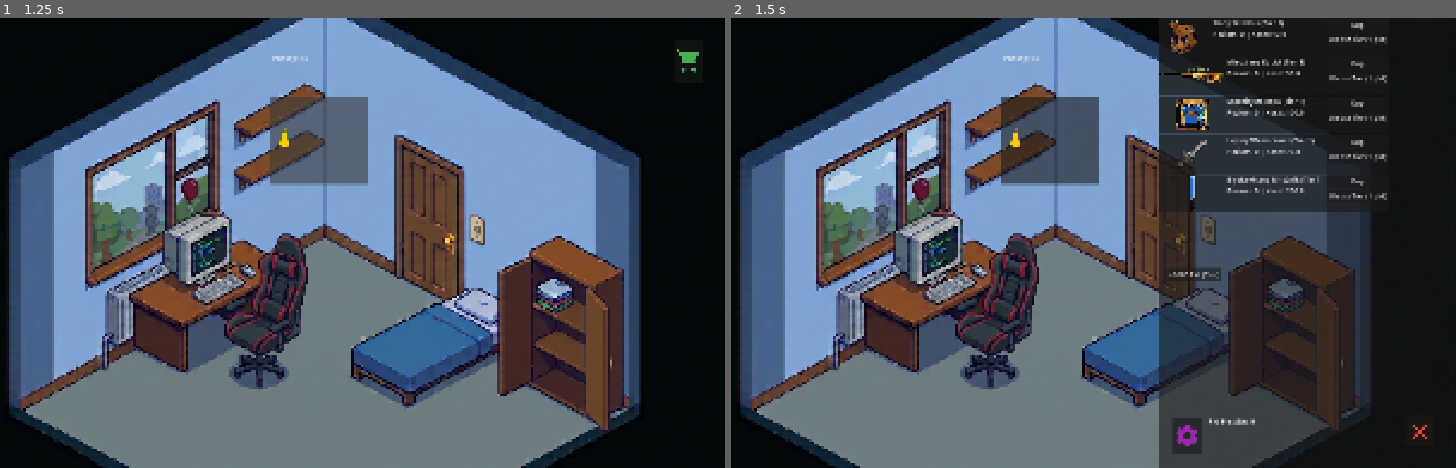
Above: before the commit, frames 1-2 (left to right).
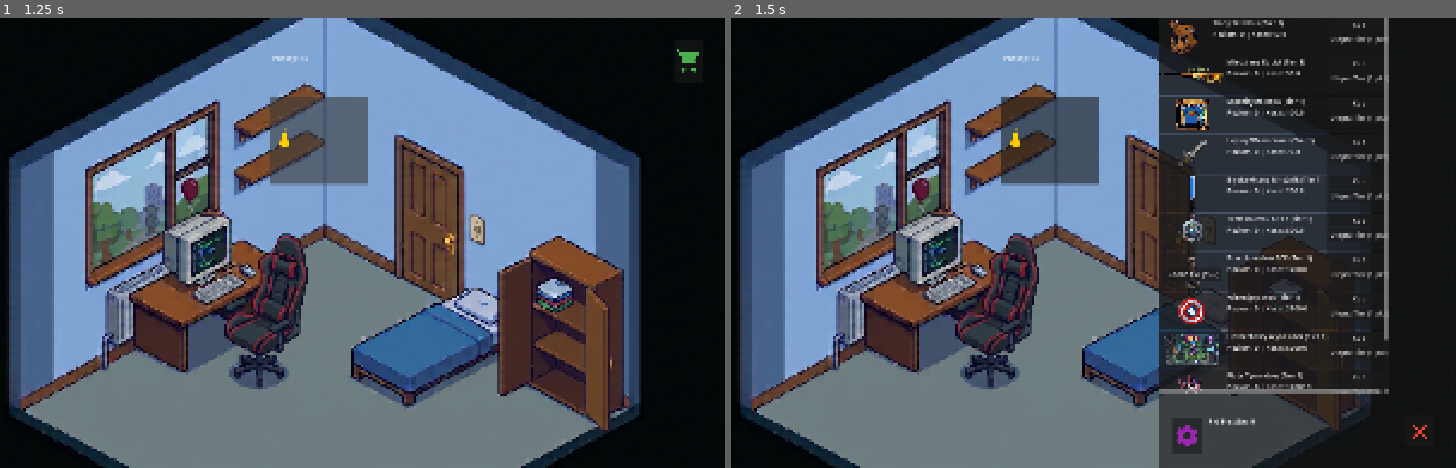
Above: after the commit, the same moments.

Repository: RafalTopola/Clicker-
Game: Godot game, scene res://node_2d.tscn
Same seed, same stepped clock (60 frames per second), same inputs: the game is played once before the commit and once after it.
Inputs (mouse positions are in pixels of both pictures, inside the frame that each line leads up to):
- Up to frame 1 (1.25 s): click (319, 139) at 0.5 s
- Up to frame 2 (1.5 s): click (1419, 63) at 1.25 s

Frame 1 is identical in both runs. In frame 2, 6.5% of the frame differs, in the area x 59-91%, y 0-84%.

Commit message:
dodane itemki + zmiana nazw przy zakupie

Diff:
--- a/clikerek/Main.gd
+++ b/clikerek/Main.gd
@@ -53,6 +53,12 @@
 	all_upgrades.append(ClickUpgrade.new(3, "Mocniejsza Ręka", "Twoje kliknięcia liczą się podwójnie.", 100.0, 1.5, 1, "res://Grafiki/Ulepszenia (przedmioty)/SuperMan.png", ClickUpgrade.CLICK_TYPE.AMOUNT))
 	all_upgrades.append(ClickUpgrade.new(4, "Lepszy Wzmacniacz", "Stały bonus do wartości kliknięcia.", 75.0, 1.2, 1.0, "res://Grafiki/Ulepszenia (przedmioty)/KamiennyMiecz.png", ClickUpgrade.CLICK_TYPE.FLAT))
 	all_upgrades.append(ClickUpgrade.new(5, "Błyskawiczny Mnożnik", "Każde kliknięcie jest o 10% mocniejsze.", 200.0, 1.3, 0.1, "res://Grafiki/Ulepszenia (przedmioty)/MieczSwietlny.png", ClickUpgrade.CLICK_TYPE.MULT))
+	all_upgrades.append(PassiveUpgrade.new(6, "Terminal Vault-Tec", "Automatyczny system zarządzania.", 500.0, 1.25, 8.0, "res://Grafiki/Ulepszenia (przedmioty)/VaultTec.png"))
+	all_upgrades.append(PassiveUpgrade.new(7, "Przechowalnia SCP", "Zabezpieczone anomalie generują energię.", 1200.0, 1.3, 20.0, "res://Grafiki/Ulepszenia (przedmioty)/FigurkaSCP173.png"))
+	all_upgrades.append(ClickUpgrade.new(8, "Wibrujący Młot", "Wzmocnienie uderzeń.", 2500.0, 1.35, 5.0, "res://Grafiki/Ulepszenia (przedmioty)/Tarcza.png", ClickUpgrade.CLICK_TYPE.FLAT))
+	all_upgrades.append(PassiveUpgrade.new(9, "Hextechowy Wynalazek", "Zaawansowana technologia.", 5000.0, 1.4, 50.0, "res://Grafiki/Ulepszenia (przedmioty)/Jinx.png"))
+	all_upgrades.append(PassiveUpgrade.new(10, "Flota Tyranidów", "Ogromny pasywny przychód z pochłaniania.", 12000.0, 1.45, 120.0, "res://Grafiki/Ulepszenia (przedmioty)/HiveTyrant.png"))
+	all_upgrades.append(ClickUpgrade.new(11, "Srebrny Miecz", "Potężny cios.", 25000.0, 1.5, 25.0, "res://Grafiki/Ulepszenia (przedmioty)/Medalion.png", ClickUpgrade.CLICK_TYPE.FLAT))
 
 func _populate_shop():
 	for child in upgrades_container.get_children():
@@ -92,7 +98,7 @@
 		7: [
 			"res://Grafiki/Ulepszenia (przedmioty)/FigurkaSCP173.png",
 			"res://Grafiki/Ulepszenia (przedmioty)/SCP096.png",
-			"res://Grafiki/Ulepszenia (przedmioty)/Identyfikator.png"
+			"res://Grafiki/Ulepszenia (przedmioty)/IdentyfikatorSCP.png"
 		],
 		8: [
 			"res://Grafiki/Ulepszenia (przedmioty)/Tarcza.png",
@@ -106,8 +112,8 @@
 		],
 		10: [
 			"res://Grafiki/Ulepszenia (przedmioty)/HiveTyrant.png",
-			"res://Grafiki/Ulepszenia (przedmioty)/HorusLupercal.png",
-			"res://Grafiki/Ulepszenia (przedmioty)/RedSpaceMarine.png"
+			"res://Grafiki/Ulepszenia (przedmioty)/RedSpaceMarine.png",
+			"res://Grafiki/Ulepszenia (przedmioty)/HorusLupercal.png"
 		],
 		11: [
 			"res://Grafiki/Ulepszenia (przedmioty)/Medalion.png",
--- a/clikerek/UpgradeItem.gd
+++ b/clikerek/UpgradeItem.gd
@@ -49,20 +49,82 @@
 		base_power *= 2.0
 
 		if id == 1:
-			if _item_tier == 2: icon_path = "res://Grafiki/Ulepszenia (przedmioty)/Puppet.png"
-			elif _item_tier == 3: icon_path = "res://Grafiki/Ulepszenia (przedmioty)/PurpleGuy.png"
+			if _item_tier == 2:
+				item_name = "Puppet"
+				icon_path = "res://Grafiki/Ulepszenia (przedmioty)/Puppet.png"
+			elif _item_tier == 3:
+				item_name = "Purple Guy"
+				icon_path = "res://Grafiki/Ulepszenia (przedmioty)/PurpleGuy.png"
 		elif id == 2:
-			if _item_tier == 2: icon_path = "res://Grafiki/Ulepszenia (przedmioty)/GlobalElite.png"
-			elif _item_tier == 3: icon_path = "res://Grafiki/Ulepszenia (przedmioty)/Kurczak.png"
+			if _item_tier == 2:
+				item_name = "Global Elite"
+				icon_path = "res://Grafiki/Ulepszenia (przedmioty)/GlobalElite.png"
+			elif _item_tier == 3:
+				item_name = "Kurczak"
+				icon_path = "res://Grafiki/Ulepszenia (przedmioty)/Kurczak.png"
 		elif id == 3:
-			if _item_tier == 2: icon_path = "res://Grafiki/Ulepszenia (przedmioty)/Batarang.png"
-			elif _item_tier == 3: icon_path = "res://Grafiki/Ulepszenia (przedmioty)/PierscienZL.png"
+			if _item_tier == 2:
+				item_name = "Batarang"
+				icon_path = "res://Grafiki/Ulepszenia (przedmioty)/Batarang.png"
+			elif _item_tier == 3:
+				item_name = "Pierścień ZL"
+				icon_path = "res://Grafiki/Ulepszenia (przedmioty)/PierscienZL.png"
 		elif id == 4:
-			if _item_tier == 2: icon_path = "res://Grafiki/Ulepszenia (przedmioty)/DiamentowyMiecz.png"
-			elif _item_tier == 3: icon_path = "res://Grafiki/Ulepszenia (przedmioty)/NetheriteMiecz.png"
+			if _item_tier == 2:
+				item_name = "Diamentowy Miecz"
+				icon_path = "res://Grafiki/Ulepszenia (przedmioty)/DiamentowyMiecz.png"
+			elif _item_tier == 3:
+				item_name = "Netherite Miecz"
+				icon_path = "res://Grafiki/Ulepszenia (przedmioty)/NetheriteMiecz.png"
 		elif id == 5:
-			if _item_tier == 2: icon_path = "res://Grafiki/Ulepszenia (przedmioty)/Plaszcz.png"
-			elif _item_tier == 3: icon_path = "res://Grafiki/Ulepszenia (przedmioty)/Holocron.png"
+			if _item_tier == 2:
+				item_name = "Płaszcz"
+				icon_path = "res://Grafiki/Ulepszenia (przedmioty)/Plaszcz.png"
+			elif _item_tier == 3:
+				item_name = "Holocron"
+				icon_path = "res://Grafiki/Ulepszenia (przedmioty)/Holocron.png"
+		elif id == 6:
+			if _item_tier == 2:
+				item_name = "Atomówka"
+				icon_path = "res://Grafiki/Ulepszenia (przedmioty)/Atomowka.png"
+			elif _item_tier == 3:
+				item_name = "Pip-Boy"
+				icon_path = "res://Grafiki/Ulepszenia (przedmioty)/PipBoy.png"
+		elif id == 7:
+			if _item_tier == 2:
+				item_name = "SCP-096"
+				icon_path = "res://Grafiki/Ulepszenia (przedmioty)/SCP096.png"
+			elif _item_tier == 3:
+				item_name = "Identyfikator"
+				icon_path = "res://Grafiki/Ulepszenia (przedmioty)/IdentyfikatorSCP.png"
+		elif id == 8:
+			if _item_tier == 2:
+				item_name = "Młot"
+				icon_path = "res://Grafiki/Ulepszenia (przedmioty)/Mlot.png"
+			elif _item_tier == 3:
+				item_name = "Rękawica"
+				icon_path = "res://Grafiki/Ulepszenia (przedmioty)/Rekawica.png"
+		elif id == 9:
+			if _item_tier == 2:
+				item_name = "Figurka Fizza"
+				icon_path = "res://Grafiki/Ulepszenia (przedmioty)/FizzFigurka.png"
+			elif _item_tier == 3:
+				item_name = "Plecak"
+				icon_path = "res://Grafiki/Ulepszenia (przedmioty)/Plecak.png"
+		elif id == 10:
+			if _item_tier == 2:
+				item_name = "Red Space Marine"
+				icon_path = "res://Grafiki/Ulepszenia (przedmioty)/RedSpaceMarine.png"
+			elif _item_tier == 3:
+				item_name = "Horus Lupercal"
+				icon_path = "res://Grafiki/Ulepszenia (przedmioty)/HorusLupercal.png"
+		elif id == 11:
+			if _item_tier == 2:
+				item_name = "Srebrny Miecz"
+				icon_path = "res://Grafiki/Ulepszenia (przedmioty)/SrebnyMiecz.png"
+			elif _item_tier == 3:
+				item_name = "Jednorożec"
+				icon_path = "res://Grafiki/Ulepszenia (przedmioty)/Jednorozec.png"
 
 # Gettory (Enkapsulacja)
 func get_level() -> int:
